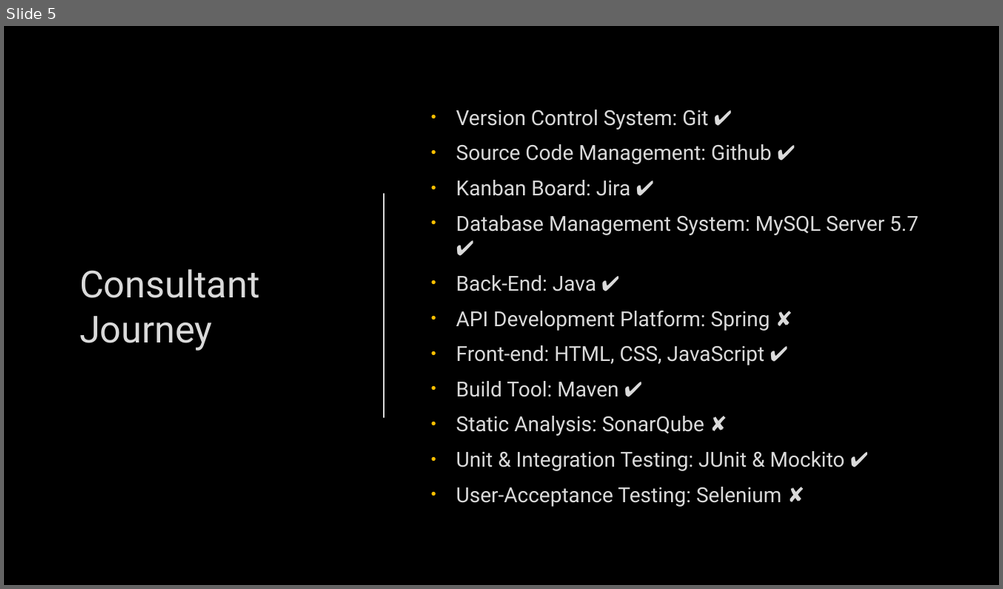
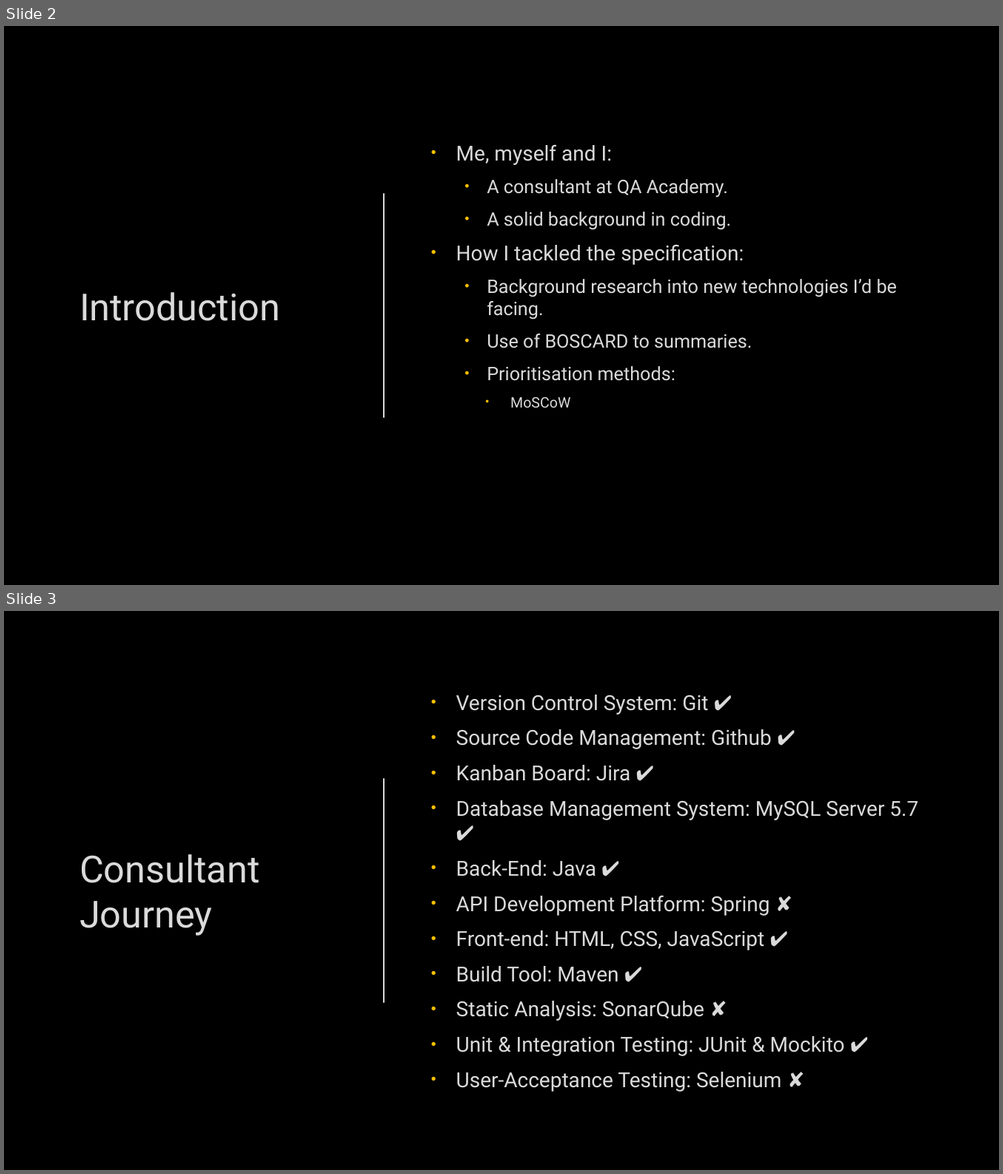
Before and after one commit to jacobwinkworth-qa/To-do-List, a slide deck: docs/tdla.pptx. Shown one above the other, each under a label of ours: slide 5 before the commit, slides 2 and 3 after it. The pictures are 1003x589 and 1003x1174 pixels, drawn with LibreOffice and Linux fonts; fonts in the diff are those of the drawing; background and template pictures are left out. Boxes give left, top, right and bottom in pixels: in the first picture for what was removed or moved away, otherwise in the second. Text is boxed around its words. In the diff, an @@ line names an element or a change of style, - is before the commit and + after.

Commit message:
presentation

```diff
--- a/docs/tdla.pptx
+++ b/docs/tdla.pptx
@@ slide 2 added at <box>4,26,999,585</box>, background picture (left out) @@
@@ text added at <box>456,144,896,408</box>, 18 pt, text #DADADA @@
+• Me, myself and I:
+  • A consultant at QA Academy.
+  • A solid background in coding.
+• How I tackled the specification:
+  • Background research into new technologies I’d be facing.
+  • Use of BOSCARD to summaries.
+  • Prioritisation methods:
+      • MoSCoW
@@ line added from (384, 194) to (384, 417), #DADADA 1.5 pt @@
@@ title added at <box>79,292,280,321</box>, 36 pt, text #DADADA @@
+Introduction
@@ what was slide 5 is now slide 3 @@
```
Also in this commit, not shown: 2 other slides added, 1 slide removed, 1 other file.
